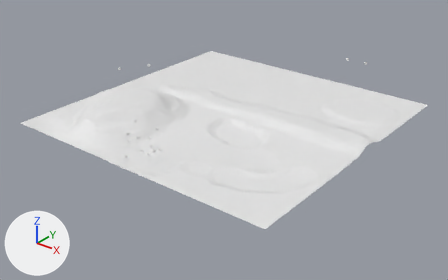
The Blender file Assets/Scenes/Terrain&Levels/a03.blend: old version first, new version second.
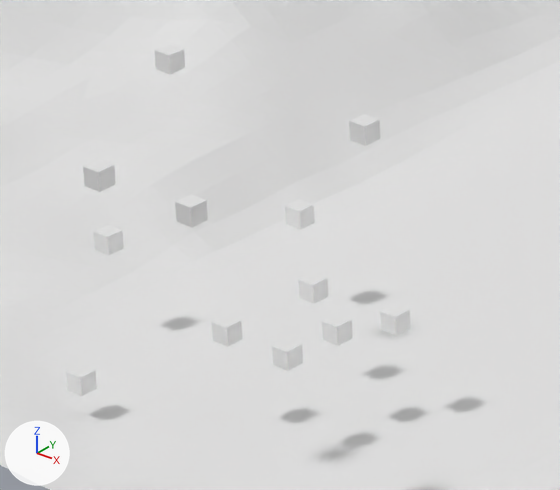
The first picture shows the older version from a camera (50 mm lens) standing at (360.0, -461.0, 253.0) and looking at (8.0, -21.0, -20.0). The close-ups show both versions on the part from 26% to 40% of the width and 41% to 60% of the height of that picture; other places that the commit changed are outside them. The lights are fixed; the arrows at lower left show +X, +Y and +Z.

The first close-up shows 'F.001', 'R.001', 'TreeL.001', 'TreeL.002', 'TreeL.003', 'TreeL.004', 'TreeL.005', 'TreeL.006', 'TreeL.007', 'TreeL.008', 'TreeL.009', 'TreeL.010', 'TreeL.011', 'TreeL.012'.
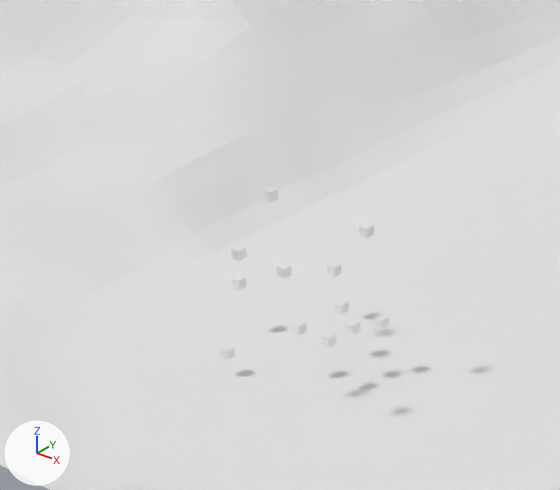
The newer file is also rescaled (x2.0) as a whole; pictures and numbers use the older file's frame.

Location of each change, [x1, y1, x2, y2] in pixels of the close-ups (560 x 490 px):
'TreeL.011', moved, rescaled (50% narrower, 50% shorter)
    before: [175, 195, 208, 228]
    after: [276, 263, 292, 279]
'TreeL.012', moved, rescaled (53% narrower, 50% shorter)
    before: [83, 159, 116, 192]
    after: [232, 245, 247, 261]
'TreeL.010', moved, rescaled (50% narrower, 52% shorter)
    before: [349, 114, 380, 146]
    after: [359, 223, 374, 238]
'TreeL.004', moved, rescaled
    before: [272, 339, 303, 371]
    after: [321, 332, 337, 347]
'TreeL.003', moved, rescaled (48% narrower, 52% shorter)
    before: [212, 315, 242, 347]
    after: [292, 320, 307, 335]
'TreeL.009', moved, rescaled (50% narrower, 50% shorter)
    before: [66, 365, 97, 396]
    after: [220, 345, 235, 360]
'TreeL.008', moved, rescaled (50% narrower, 50% shorter)
    before: [154, 44, 185, 75]
    after: [263, 187, 278, 202]
'TreeL.002', moved, rescaled (50% narrower, 50% shorter)
    before: [298, 273, 329, 304]
    after: [334, 299, 349, 314]
'TreeL.007', moved, rescaled (52% narrower, 48% shorter)
    before: [94, 225, 124, 255]
    after: [232, 275, 246, 290]
'TreeL.005', moved, rescaled (50% narrower, 52% shorter)
    before: [322, 314, 353, 346]
    after: [346, 320, 361, 335]
'TreeL.006', moved, rescaled (48% narrower, 50% shorter)
    before: [285, 199, 315, 230]
    after: [327, 262, 342, 277]
'TreeL.001', moved, rescaled (50% narrower, 52% shorter)
    before: [380, 304, 411, 336]
    after: [374, 315, 389, 330]

Patch to the scene script:
```diff
--- a/Assets/Scenes/Terrain&Levels/a03.blend.py
+++ b/Assets/Scenes/Terrain&Levels/a03.blend.py
@@ ob_treel_001 @@
 ob_treel_001 = bpy.data.objects.new('TreeL.001', me_cube_003)
-ob_treel_001.location = (14.3, -116.4, 9.1)
+ob_treel_001.location = (7.1, -111.2, 4.6)
+ob_treel_001.scale = (0.5, 0.5, 0.5)
@@ ob_treel_002 @@
 ob_treel_002 = bpy.data.objects.new('TreeL.002', me_cube_004)
-ob_treel_002.location = (3.3, -116.4, 9.1)
+ob_treel_002.location = (1.6, -111.2, 4.6)
+ob_treel_002.scale = (0.5, 0.5, 0.5)
@@ ob_treel_003 @@
 ob_treel_003 = bpy.data.objects.new('TreeL.003', me_cube_005)
-ob_treel_003.location = (3.3, -128.1, 9.1)
+ob_treel_003.location = (1.6, -117.0, 4.6)
+ob_treel_003.scale = (0.5, 0.5, 0.5)
@@ ob_treel_004 @@
 ob_treel_004 = bpy.data.objects.new('TreeL.004', me_cube_006)
-ob_treel_004.location = (11.4, -128.1, 9.1)
+ob_treel_004.location = (5.7, -117.0, 4.6)
+ob_treel_004.scale = (0.5, 0.5, 0.5)
@@ ob_treel_005 @@
 ob_treel_005 = bpy.data.objects.new('TreeL.005', me_cube_007)
-ob_treel_005.location = (11.4, -121.3, 9.1)
+ob_treel_005.location = (5.7, -113.6, 4.6)
+ob_treel_005.scale = (0.5, 0.5, 0.5)
@@ ob_treel_006 @@
 ob_treel_006 = bpy.data.objects.new('TreeL.006', me_cube_008)
-ob_treel_006.location = (-9.5, -105.4, 9.1)
+ob_treel_006.location = (-4.7, -105.7, 4.6)
+ob_treel_006.scale = (0.5, 0.5, 0.5)
@@ ob_treel_007 @@
 ob_treel_007 = bpy.data.objects.new('TreeL.007', me_cube_009)
-ob_treel_007.location = (-20.1, -121.3, 9.1)
+ob_treel_007.location = (-10.0, -113.6, 4.6)
+ob_treel_007.scale = (0.5, 0.5, 0.5)
@@ ob_treel_008 @@
 ob_treel_008 = bpy.data.objects.new('TreeL.008', me_cube_010)
-ob_treel_008.location = (-9.5, -121.3, 31.7)
+ob_treel_008.location = (-4.7, -113.6, 15.8)
+ob_treel_008.scale = (0.5, 0.5, 0.5)
@@ ob_treel_009 @@
 ob_treel_009 = bpy.data.objects.new('TreeL.009', me_cube_011)
-ob_treel_009.location = (-9.5, -135.6, 2.7)
+ob_treel_009.location = (-4.7, -120.8, 1.3)
+ob_treel_009.scale = (0.5, 0.5, 0.5)
@@ ob_treel_010 @@
 ob_treel_010 = bpy.data.objects.new('TreeL.010', me_cube_012)
-ob_treel_010.location = (16.5, -121.3, 31.7)
+ob_treel_010.location = (8.3, -113.6, 15.8)
+ob_treel_010.scale = (0.5, 0.5, 0.5)
@@ ob_treel_011 @@
 ob_treel_011 = bpy.data.objects.new('TreeL.011', me_cube_013)
-ob_treel_011.location = (16.5, -143.8, 31.7)
+ob_treel_011.location = (8.3, -124.9, 15.8)
+ob_treel_011.scale = (0.5, 0.5, 0.5)
@@ ob_treel_012 @@
 ob_treel_012 = bpy.data.objects.new('TreeL.012', me_cube_014)
-ob_treel_012.location = (4.5, -143.8, 31.7)
+ob_treel_012.location = (2.2, -124.9, 15.8)
+ob_treel_012.scale = (0.5, 0.5, 0.5)
```
